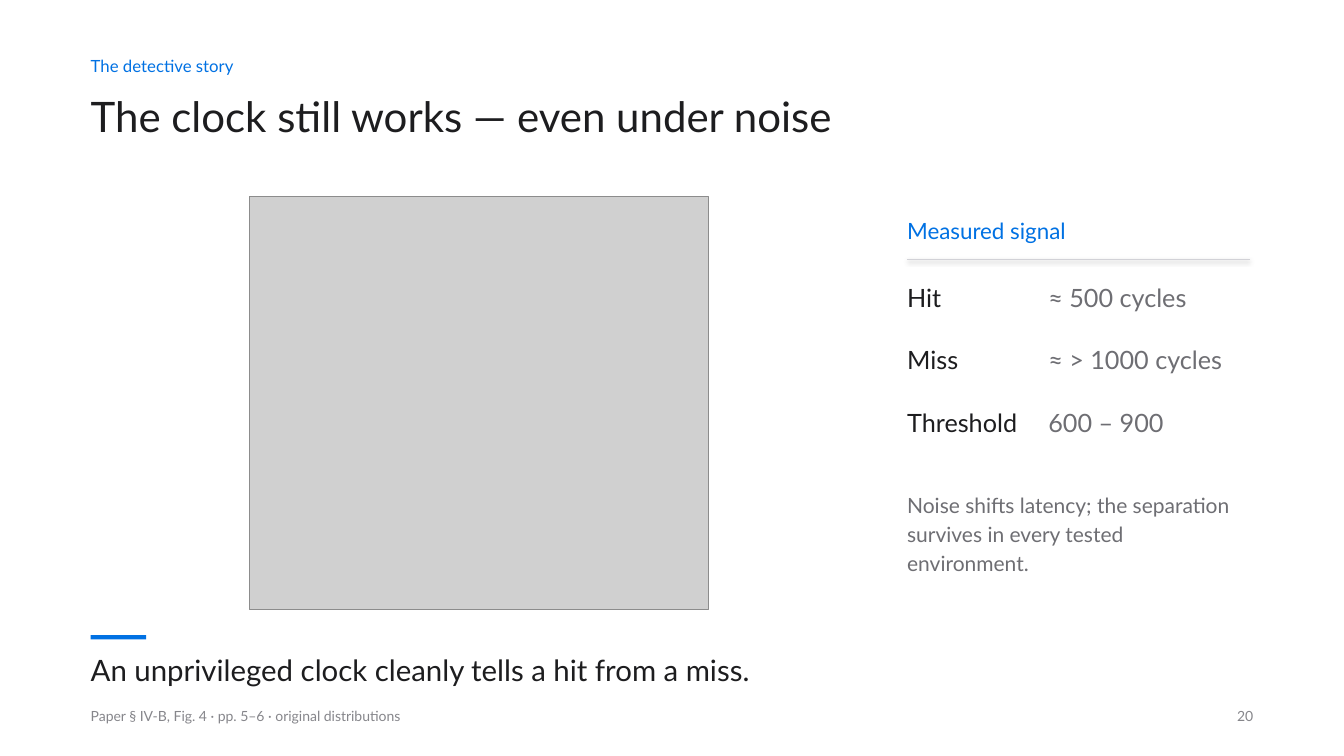
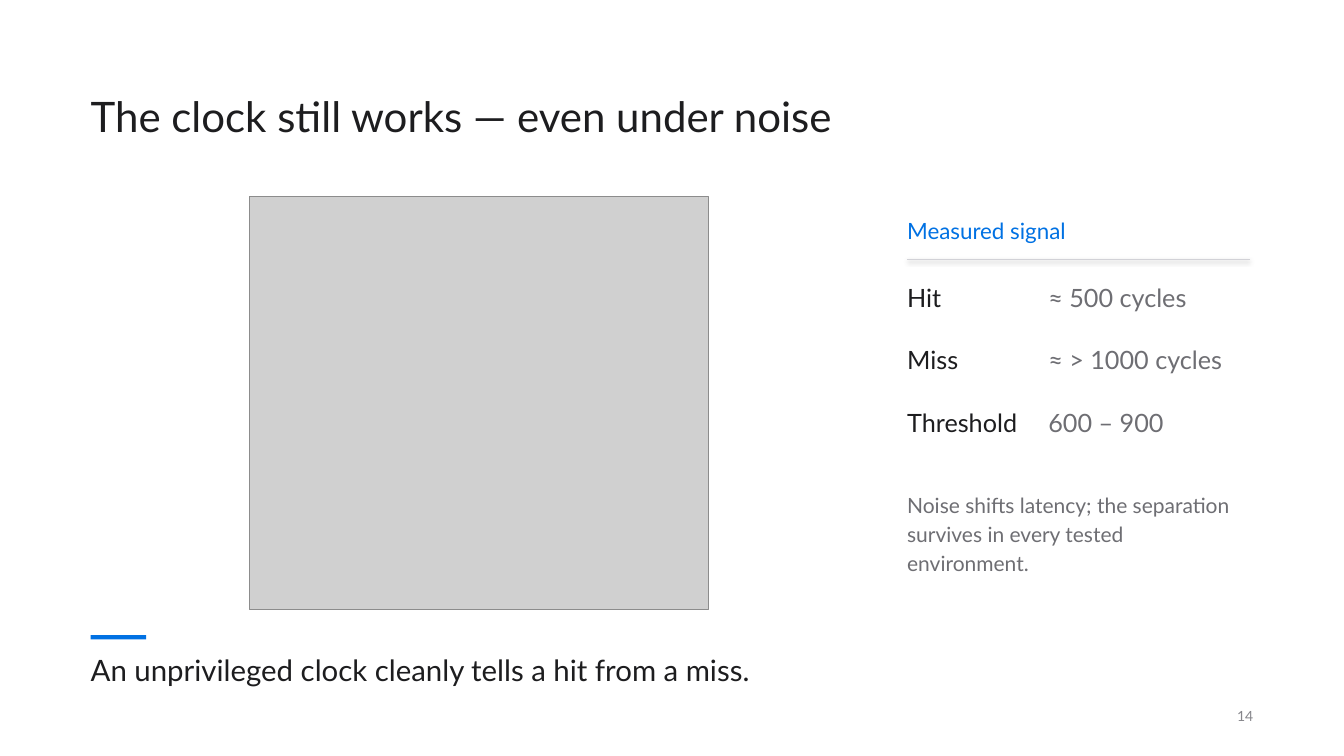
Before and after one commit to siddharthbc/Microarch-presentation, a slide deck: slide 14 of deck_v2/output/DSASSASSIN_v2.pptx (slide 20 before the commit). Drawn at 1344x756 pixels with LibreOffice and Linux fonts; fonts in the diff are those of the drawing; grey boxes stand for pictures. Boxes give left, top, right and bottom in pixels: in the first picture for what was removed or moved away, otherwise in the second. Text is boxed around its words. In the diff, an @@ line names an element or a change of style, - is before the commit and + after.

```diff
--- a/deck_v2/output/DSASSASSIN_v2.pptx
+++ b/deck_v2/output/DSASSASSIN_v2.pptx
@@ text removed at [91, 59, 234, 75] @@
-The detective story
@@ text removed at [91, 711, 401, 724] @@
-Paper § IV-B, Fig. 4 · pp. 5–6 · original distributions
@@ text at [1237, 711, 1253, 721]: text changed @@
-20
+14
```
Also in this commit, not shown: 37 other slides changed, 5 slides added, 22 slides removed, 54 other files.
